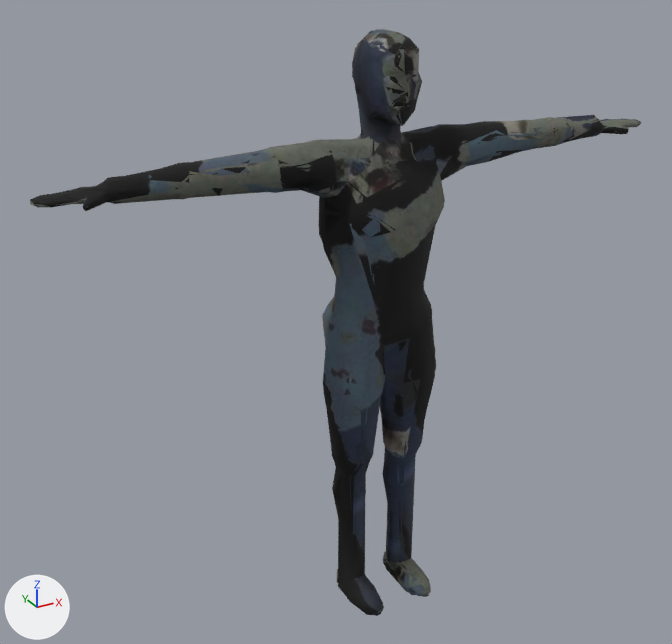
What one commit did to the glTF model godot/assets/characters/look/look_pz_zombie.glb.
The view is the same before and after, from a 50 mm camera at (-1.31, -2.11, 2.02) aimed at (-0.11, 0.07, 0.94). The axes (+X, +Y, +Z) are drawn at lower left. The lights are the same throughout. The older version comes first. Vertices at exactly the same position are counted once.

Script lines for the objects in view, before the commit:
```python
me_body_lod0_001 = bpy.data.meshes.new('body_lod0.001')
me_body_lod0_001.from_pydata(...)  # 1348 vertices, 2608 faces; spans x -0.93..0.93, y -0.17..0.12, z 0.0..1.75
me_body_lod0_001.materials.append(mat_look_pz_zombie)  # picture img_albedo_pz
me_body_lod1_001 = bpy.data.meshes.new('body_lod1.001')
me_body_lod1_001.from_pydata(...)  # 666 vertices, 1237 faces; spans x -0.93..0.93, y -0.17..0.12, z 0.0..1.75
me_body_lod1_001.materials.append(mat_look_pz_zombie)  # picture img_albedo_pz
me_body_lod2_001 = bpy.data.meshes.new('body_lod2.001')
me_body_lod2_001.from_pydata(...)  # 350 vertices, 611 faces; spans x -0.93..0.93, y -0.18..0.12, z 0.0..1.75
me_body_lod2_001.materials.append(mat_look_pz_zombie)  # picture img_albedo_pz
ob_body_lod0_001 = bpy.data.objects.new('body_lod0.001', me_body_lod0_001)
ob_body_lod0_001.location = (0.0, 0.0, 0.0)
ob_body_lod1_001 = bpy.data.objects.new('body_lod1.001', me_body_lod1_001)
ob_body_lod1_001.location = (0.0, 0.0, 0.0)
ob_body_lod2_001 = bpy.data.objects.new('body_lod2.001', me_body_lod2_001)
ob_body_lod2_001.location = (0.0, 0.0, 0.0)
```
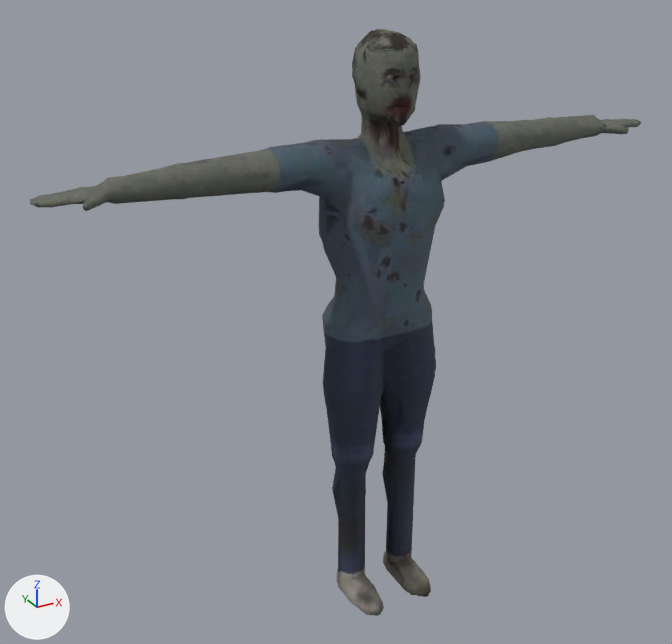
Diff of the bpy script that builds the scene:
```diff
--- a/godot/assets/characters/look/look_pz_zombie.glb.py
+++ b/godot/assets/characters/look/look_pz_zombie.glb.py
@@ me_body_lod0_001 @@
-me_body_lod0_001.from_pydata(...)  # 1348 vertices, 2608 faces; spans x -0.93..0.93, y -0.17..0.12, z 0.0..1.75
+me_body_lod0_001.from_pydata(...)  # 1348 vertices, 2607 faces; spans x -0.93..0.93, y -0.17..0.12, z 0.0..1.75
+# me_body_lod0_001 part 1: 13 vertices moved from x -0.06..0.06, y -0.09..-0.02, z 1.52..1.7 to x -0.06..0.05, y -0.09..-0.02, z 1.52..1.7; 53 vertices removed from x -0.08..0.08, y -0.09..0.05, z 1.48..1.73; 52 vertices added at x -0.08..0.07, y -0.1..0.04, z 1.49..1.73
+# me_body_lod0_001 part 2: 2325 kept faces spanning x -0.93..0.93, y -0.17..0.12, z 0.0..1.75 get new texture (UV) coordinates
+# other edits to the shape of me_body_lod0_001 do not show in these pictures
 me_body_lod0_001.materials.append(mat_look_pz_zombie)
@@ me_body_lod1_001 @@
-me_body_lod1_001.from_pydata(...)  # 666 vertices, 1237 faces; spans x -0.93..0.93, y -0.17..0.12, z 0.0..1.75
+me_body_lod1_001.from_pydata(...)  # 667 vertices, 1237 faces; spans x -0.93..0.93, y -0.17..0.12, z 0.0..1.75
+# me_body_lod1_001 part 3: 30 vertices moved from x -0.07..0.05, y -0.09..0.07, z 1.49..1.72 to x -0.07..0.06, y -0.09..0.08, z 1.5..1.72; 38 vertices removed from x -0.08..0.08, y -0.1..0.05, z 1.51..1.72; 38 vertices added at x -0.08..0.07, y -0.1..0.06, z 1.51..1.73
+# me_body_lod1_001 part 4: 3 vertices removed from x -0.66..-0.57, y -0.02..0.01, z 1.45..1.47; 3 vertices added at x -0.66..-0.57, y -0.02..0.02, z 1.46..1.47
+# me_body_lod1_001 part 5: 1 vertex removed from x 0.04, y -0.08, z 0.76; 2 vertices added at x 0.04..0.05, y -0.08..-0.07, z 0.71..0.78
+# me_body_lod1_001 part 6: 1061 kept faces spanning x -0.93..0.93, y -0.17..0.12, z 0.0..1.75 get new texture (UV) coordinates
 me_body_lod1_001.materials.append(mat_look_pz_zombie)
@@ me_body_lod2_001 @@
-me_body_lod2_001.from_pydata(...)  # 350 vertices, 611 faces; spans x -0.93..0.93, y -0.18..0.12, z 0.0..1.75
+me_body_lod2_001.from_pydata(...)  # 351 vertices, 611 faces; spans x -0.93..0.93, y -0.18..0.12, z 0.0..1.75
+# me_body_lod2_001 part 7: 24 vertices moved from x -0.08..0.02, y -0.09..0.04, z 1.48..1.67 to x -0.08..0.05, y -0.09..0.03, z 1.49..1.66; 27 vertices removed from x -0.08..0.07, y -0.1..0.07, z 1.48..1.72; 32 vertices added at x -0.07..0.07, y -0.11..0.08, z 1.48..1.72
+# me_body_lod2_001 part 8: 1 vertex moved from x -0.52, y 0.01, z 1.47 to x -0.54, y 0.01, z 1.47; 2 vertices removed from x -0.67..-0.56, y 0.03..0.05, z 1.43; 1 vertex added at x -0.59, y 0.04, z 1.43
+# me_body_lod2_001 part 9: 2 vertices removed from x 0.04..0.08, y -0.09..-0.08, z 0.76..0.77; 1 vertex added at x 0.06, y -0.09, z 0.77
+# me_body_lod2_001 part 10: 483 kept faces spanning x -0.93..0.93, y -0.18..0.12, z 0.0..1.75 get new texture (UV) coordinates
+# other edits to the shape of me_body_lod2_001 do not show in these pictures
 me_body_lod2_001.materials.append(mat_look_pz_zombie)
```

Pixel boxes [x1, y1, x2, y2] of what changed, in the pictures (672 x 644 px; the box of a moved part takes in the faces that stretch with it):
part 1 of me_body_lod0_001, moved or reshaped: [355, 36, 420, 137] in both
part 2 of me_body_lod0_001, surface changed: [30, 29, 630, 616] in both
part 3 of me_body_lod1_001, moved or reshaped: before [352, 34, 419, 140]; after [352, 34, 420, 140]
part 4 of me_body_lod1_001, moved or reshaped: before [109, 161, 201, 193]; after [109, 162, 196, 193]
part 5 of me_body_lod1_001, moved or reshaped: before [385, 350, 421, 424]; after [385, 349, 421, 424]
part 6 of me_body_lod1_001, surface changed: [30, 29, 629, 616] in both
part 7 of me_body_lod2_001, moved or reshaped: before [354, 30, 422, 165]; after [354, 30, 421, 165]
part 8 of me_body_lod2_001, moved or reshaped: before [131, 151, 255, 175]; after [131, 151, 255, 176]
part 9 of me_body_lod2_001, moved or reshaped: [385, 326, 433, 447] in both
part 10 of me_body_lod2_001, surface changed: [34, 32, 630, 615] in both
